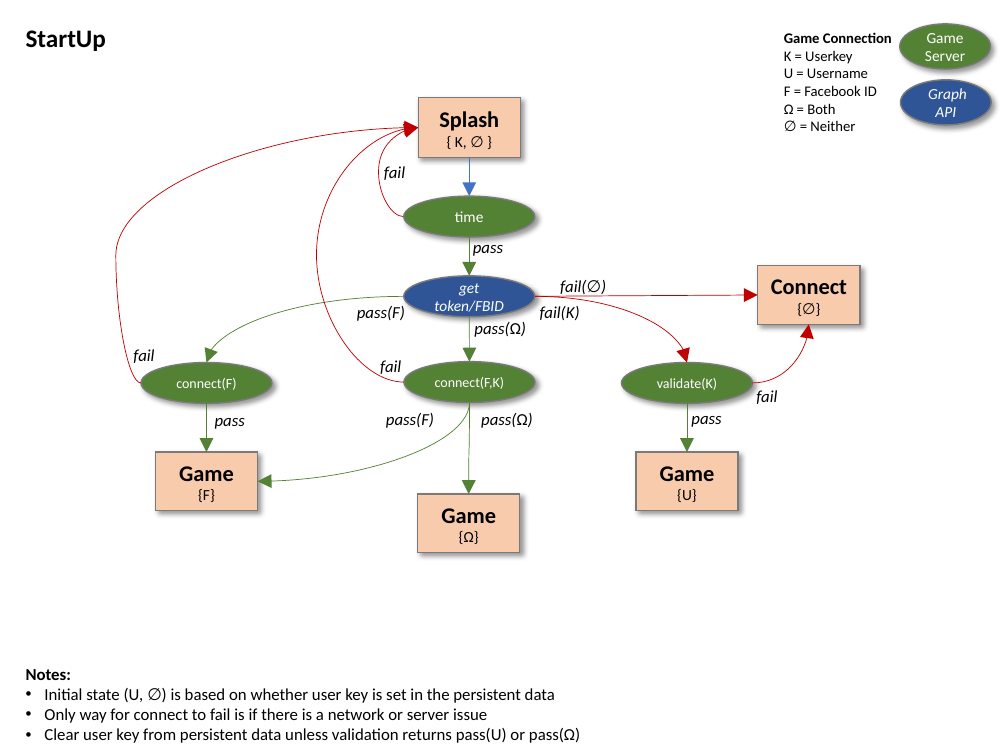
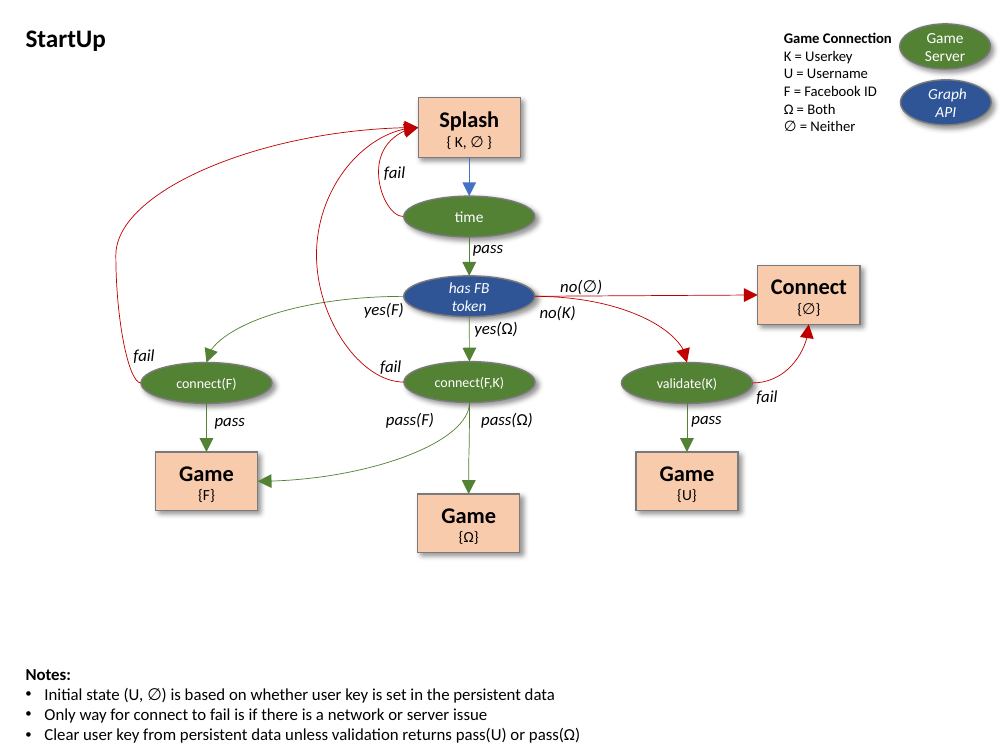
Before and after one commit to mikemayer67/TheGame, a slide deck: slide 1 of TheGameFlow.pptx. Drawn at 1008x756 pixels with LibreOffice and Linux fonts; fonts in the diff are those of the drawing. Boxes give left, top, right and bottom in pixels: in the first picture for what was removed or moved away, otherwise in the second. Text is boxed around its words. In the diff, an @@ line names an element or a change of style, - is before the commit and + after.

```diff
--- a/TheGameFlow.pptx
+++ b/TheGameFlow.pptx
@@ text in ellipse at [449, 282, 489, 316]: text changed @@
-get token/FBID
+has FB token
@@ text at [560, 280, 602, 297]: text changed @@
-fail(∅)
+no(∅)
@@ text at [364, 303, 404, 318]: text changed @@
-pass(F)
+yes(F)
@@ text at [474, 322, 517, 337]: text changed @@
-pass(Ω)
+yes(Ω)
@@ text at [540, 306, 576, 320]: text changed @@
-fail(K)
+no(K)
```
Also in this commit, not shown: 1 other slide changed, 12 other files.
